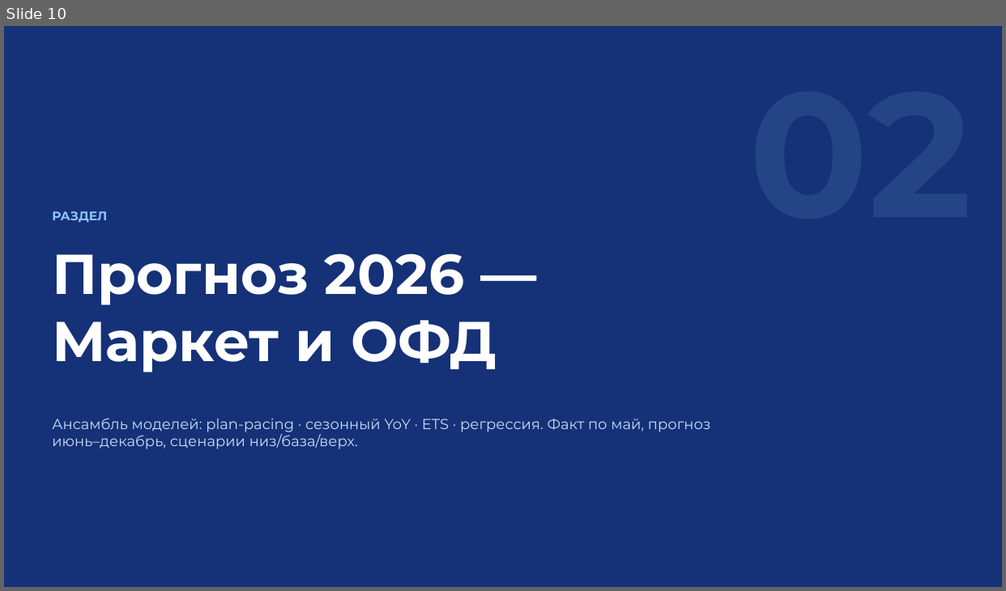
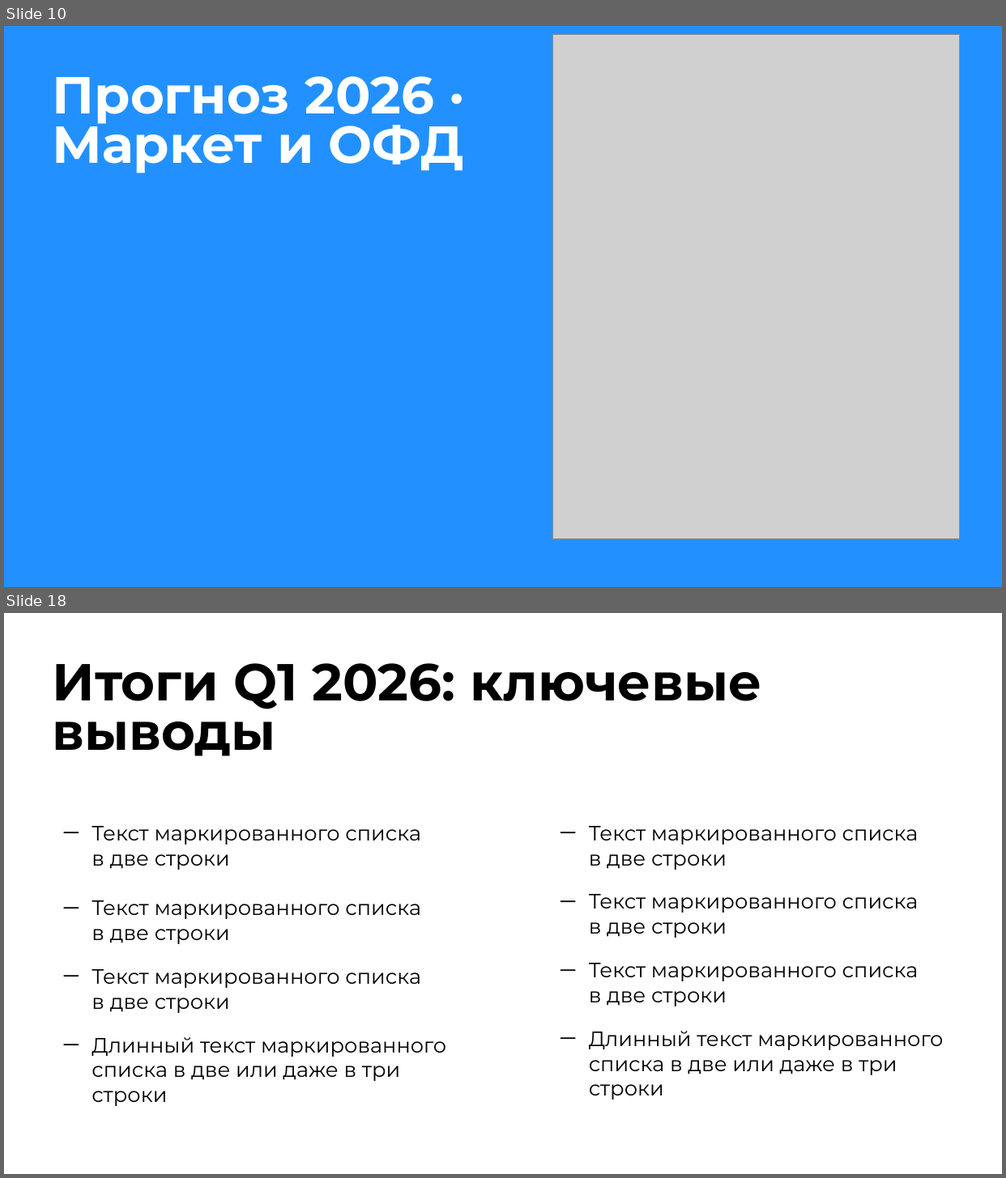
Before and after one commit to burbonivanovich-oss/google-presentation, a slide deck: Итоги Q1 2026 — Контур.pptx. Shown one above the other, each under a label of ours: slide 10 before the commit, slides 10 and 18 after it; the slides between them are not shown. The pictures are 1006x591 and 1006x1178 pixels, drawn with LibreOffice and Linux fonts; fonts in the diff are those of the drawing; grey boxes stand for pictures. Boxes give left, top, right and bottom in pixels: in the first picture for what was removed or moved away, otherwise in the second. Text is boxed around its words. In the diff, an @@ line names an element or a change of style, - is before the commit and + after.

```diff
--- a/Итоги Q1 2026 — Контур.pptx
+++ b/Итоги Q1 2026 — Контур.pptx
@@ slide 18 added at (4, 613, 1002, 1174), background #FEFFFE @@
@@ title added at (52, 663, 761, 756), 50 pt, text #000000, bold @@
+Итоги Q1 2026: ключевые выводы
@@ text added at (91, 826, 446, 1106), 20 pt, text #000000 @@
+─ Текст маркированного списка
+  в две строки
+─ Текст маркированного списка
+  в две строки
+─ Текст маркированного списка
+  в две строки
+─ Длинный текст маркированного списка в две или даже в три
+  строки
@@ text added at (589, 826, 943, 1100), 20 pt, text #000000 @@
+─ Текст маркированного списка
+  в две строки
+─ Текст маркированного списка
+  в две строки
+─ Текст маркированного списка
+  в две строки
+─ Длинный текст маркированного списка в две или даже в три
+  строки
@@ slide 10 changed as well @@
@@ rectangle at (4, 26, 1002, 587): fill #153177 to #2291FF @@
@@ picture added at (552, 34, 959, 540) @@
@@ title at (52, 76, 464, 173): text changed; size 54 to 50 pt; text colour #FFFFFF to #FEFFFE @@
-Прогноз 2026 — Маркет и ОФД
+Прогноз 2026 · Маркет и ОФД
@@ text removed at (52, 211, 107, 222) @@
-РАЗДЕЛ
@@ text removed at (52, 418, 711, 450) @@
-Ансамбль моделей: plan-pacing · сезонный YoY · ETS · регрессия. Факт по май, прогноз июнь–декабрь, сценарии низ/база/верх.
```
Also in this commit, not shown: 9 other slides changed, 8 other slides added, 6 slides removed, 1 other file.
